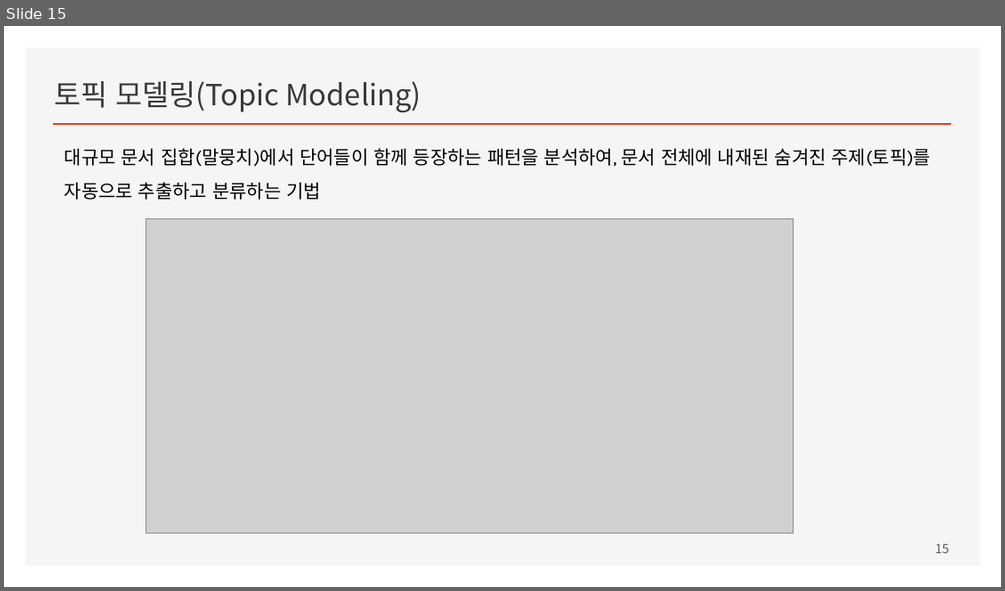
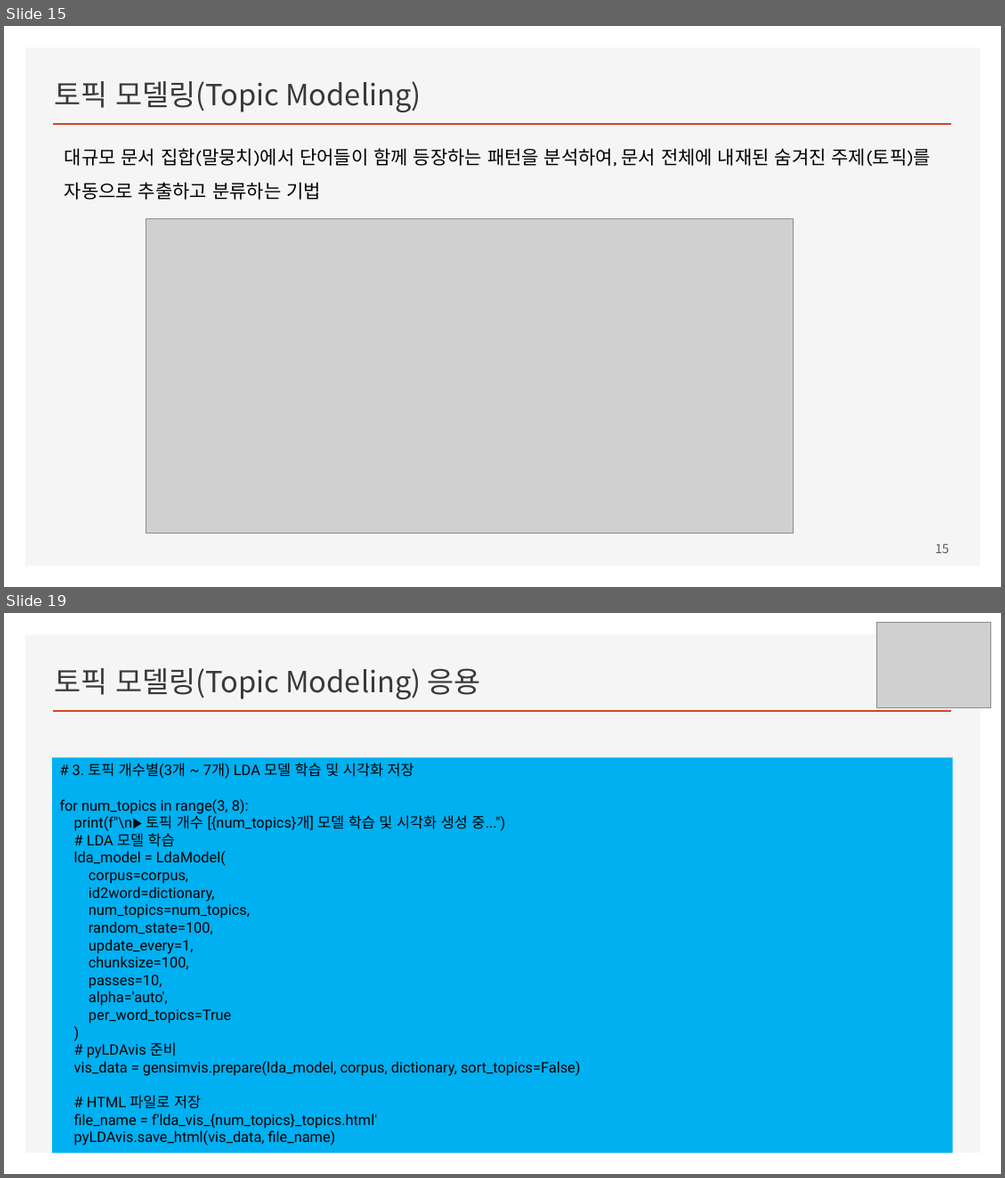
Before and after one commit to ancestor9/mathematics-for-machine-learning, a slide deck: Linear_Algebra/w9_Topic Modeling.pptx. Shown one above the other, each under a label of ours: slide 15 before the commit, slides 15 and 19 after it; the slides between them are not shown. The pictures are 1005x591 and 1005x1178 pixels, drawn with LibreOffice and Linux fonts; fonts in the diff are those of the drawing; grey boxes stand for pictures. Boxes give left, top, right and bottom in pixels: in the first picture for what was removed or moved away, otherwise in the second. Text is boxed around its words. In the diff, an @@ line names an element or a change of style, - is before the commit and + after.

```diff
--- a/Linear_Algebra/w9_Topic Modeling.pptx
+++ b/Linear_Algebra/w9_Topic Modeling.pptx
@@ slide 19 added at box(4, 613, 1001, 1174), background #FFFFFF; not listed: 2 template elements that a slide beside it also shows @@
@@ picture added at box(877, 622, 991, 708) @@
@@ title added at box(54, 668, 481, 699), 28 pt, text #3B3838 @@
+토픽 모델링(Topic Modeling) 응용
@@ rectangle added at box(53, 757, 953, 1152), fill #00B0F0, 14 pt, text #000000 @@
+# 3. 토픽 개수별(3개 ~ 7개) LDA 모델 학습 및 시각화 저장
+for num_topics in range(3, 8):
+print(f"\n▶ 토픽 개수 [{num_topics}개] 모델 학습 및 시각화 생성 중...")
+# LDA 모델 학습
+lda_model = LdaModel(
+corpus=corpus,
+id2word=dictionary,
+num_topics=num_topics,
+random_state=100,
+update_every=1,
+chunksize=100,
+passes=10,
+alpha='auto',
+per_word_topics=True
+)
+# pyLDAvis 준비
+vis_data = gensimvis.prepare(lda_model, corpus, dictionary, sort_topics=False)
+# HTML 파일로 저장
+file_name = f'lda_vis_{num_topics}_topics.html'
+pyLDAvis.save_html(vis_data, file_name)
```
Also in this commit, not shown: 1 slide changed, 3 other slides added.
